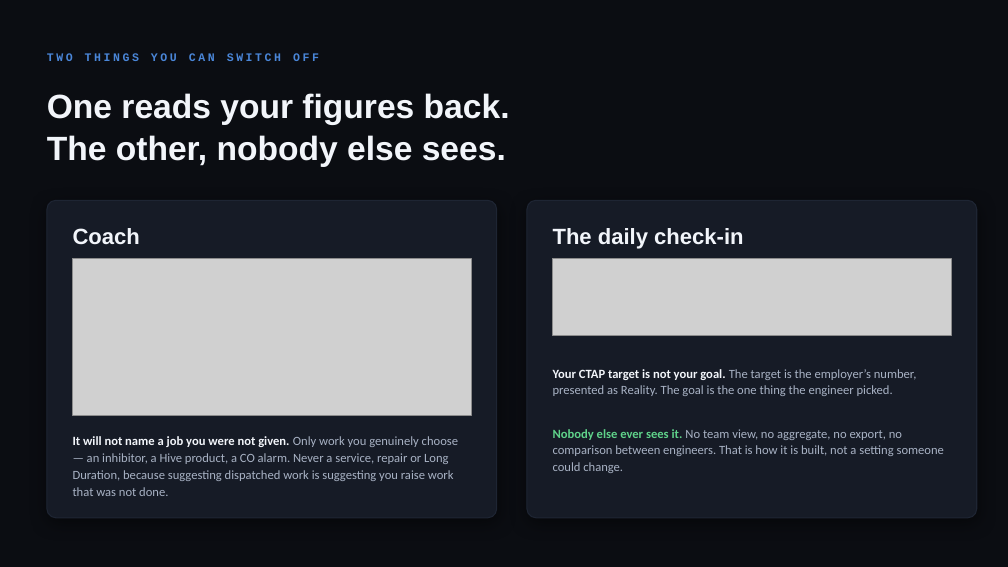
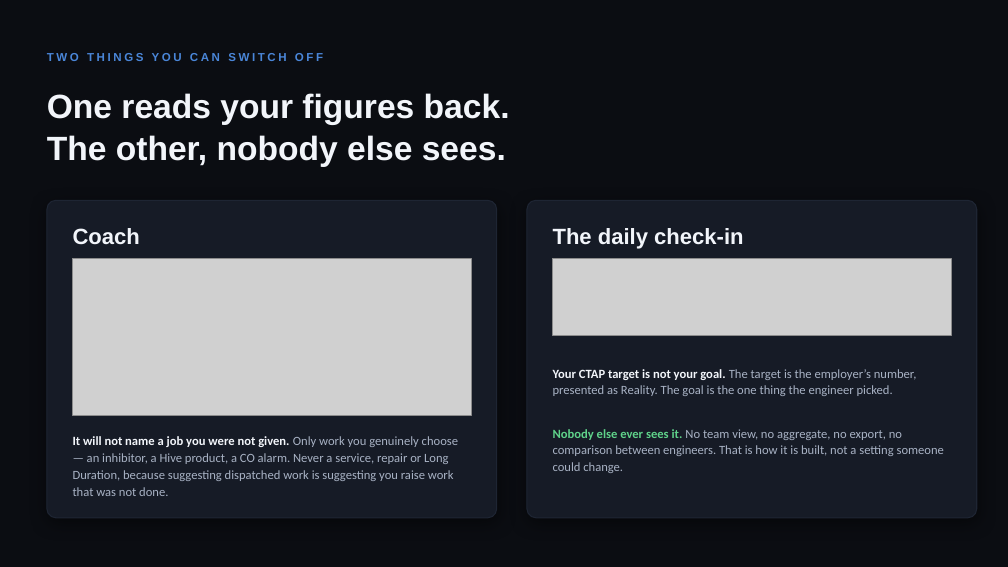
Before and after one commit to belacorg/CTAPTracker, a slide deck: slide 7 of docs/presentation/CTAP-Tracker.pptx. Drawn at 1008x567 pixels with LibreOffice and Linux fonts; fonts in the diff are those of the drawing; grey boxes stand for pictures. Boxes give left, top, right and bottom in pixels: in the first picture for what was removed or moved away, otherwise in the second. Text is boxed around its words. In the diff, an @@ line names an element or a change of style, - is before the commit and + after.

```diff
--- a/docs/presentation/CTAP-Tracker.pptx
+++ b/docs/presentation/CTAP-Tracker.pptx
@@ text "TWO THINGS YOU CAN SWITCH ..." at box(47, 53, 323, 61): font Courier New to Arial @@
```
Also in this commit, not shown: 9 other slides changed, 19 other files.
